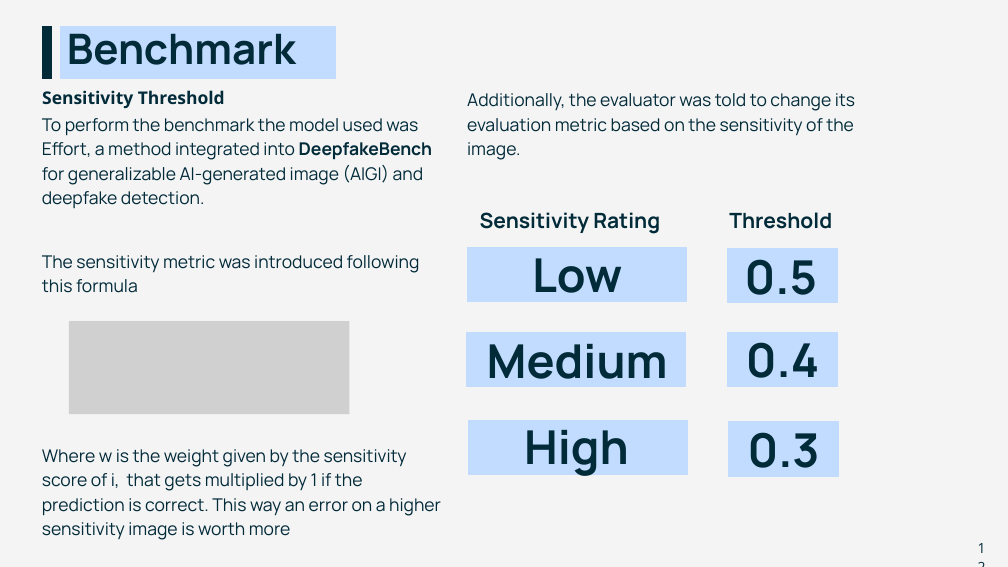
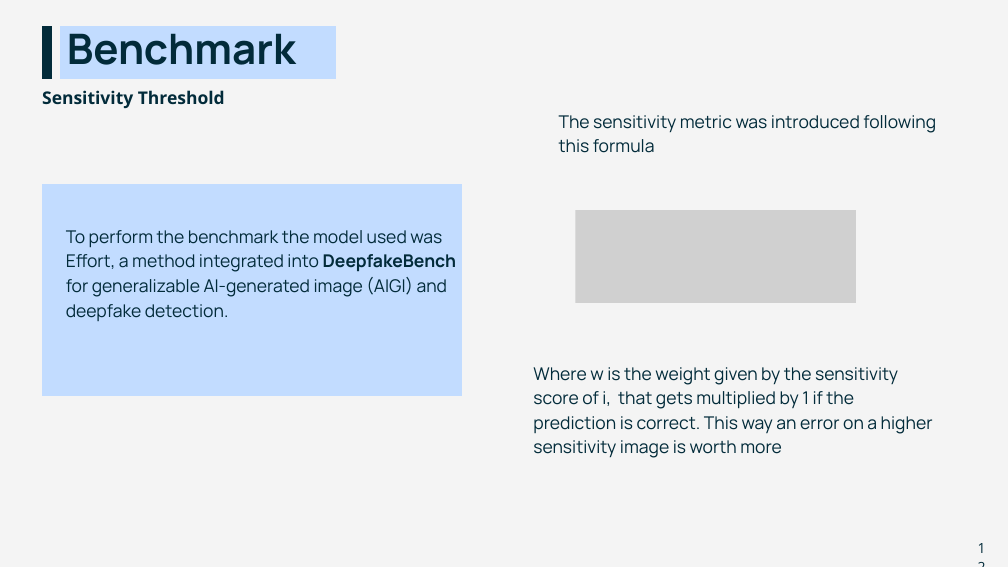
Before and after one commit to AeOrigami/ComputerVisionProject, a slide deck: slide 17 of SensiFake.pptx. Drawn at 1008x567 pixels with LibreOffice and Linux fonts; fonts in the diff are those of the drawing; grey boxes stand for pictures. Boxes give left, top, right and bottom in pixels: in the first picture for what was removed or moved away, otherwise in the second. Text is boxed around its words. In the diff, an @@ line names an element or a change of style, - is before the commit and + after.

Commit message:
updated presentation

```diff
--- a/SensiFake.pptx
+++ b/SensiFake.pptx
@@ text removed at [467,93,855,160] @@
-Additionally, the evaluator was told to change its evaluation metric based on the sensitivity of the image.
@@ text "The sensitivity metric was introduced ...": place and size @@
-text "The sensitivity metric was introduced ..." at [42,255,420,293]
+text "The sensitivity metric was introduced ..." at [559,115,936,153]
@@ freeform shape added at [42,184,462,396], fill #C2DCFF @@
@@ text "To perform the benchmark the ...": place and size @@
-text "To perform the benchmark the ..." at [42,118,432,208]
+text "To perform the benchmark the ..." at [66,230,456,321]
@@ text removed at [480,212,660,234] @@
-Sensitivity Rating
@@ picture: place and size @@
-picture at [69,321,350,414]
+picture at [576,210,856,303]
@@ text removed at [729,212,832,229] @@
-Threshold
@@ freeform shape removed at [467,246,687,302] @@
@@ text removed at [532,258,622,305] @@
-Low
@@ freeform shape removed at [727,248,838,303] @@
@@ text removed at [745,259,817,306] @@
-0.5
@@ freeform shape removed at [466,332,686,387] @@
@@ text removed at [487,344,668,390] @@
-Medium
@@ text "Where w is the weight ...": place and size @@
-text "Where w is the weight ..." at [42,449,441,540]
+text "Where w is the weight ..." at [533,367,933,458]
@@ freeform shape removed at [727,332,838,388] @@
@@ text removed at [746,342,819,389] @@
-0.4
@@ freeform shape removed at [468,420,688,475] @@
@@ text removed at [524,430,629,477] @@
-High
@@ freeform shape removed at [728,421,839,477] @@
@@ text removed at [748,432,820,480] @@
-0.3
```
Also in this commit, not shown: 2 other slides changed, 2 slides added, 1 slide removed.
